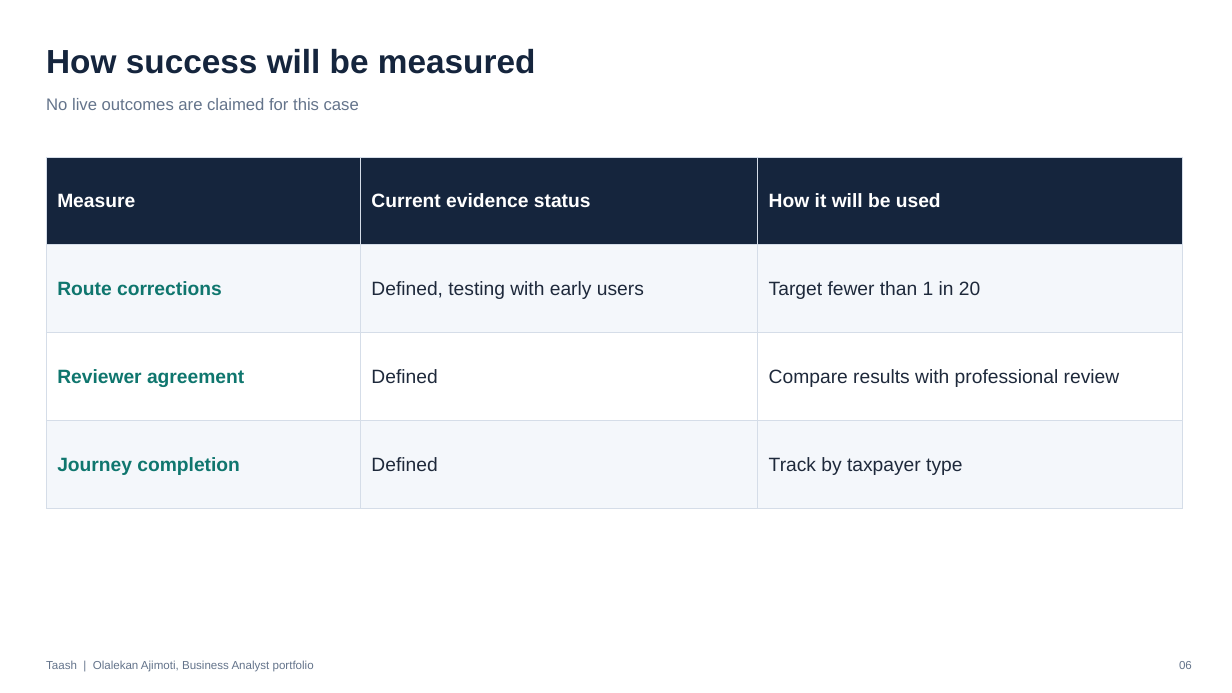
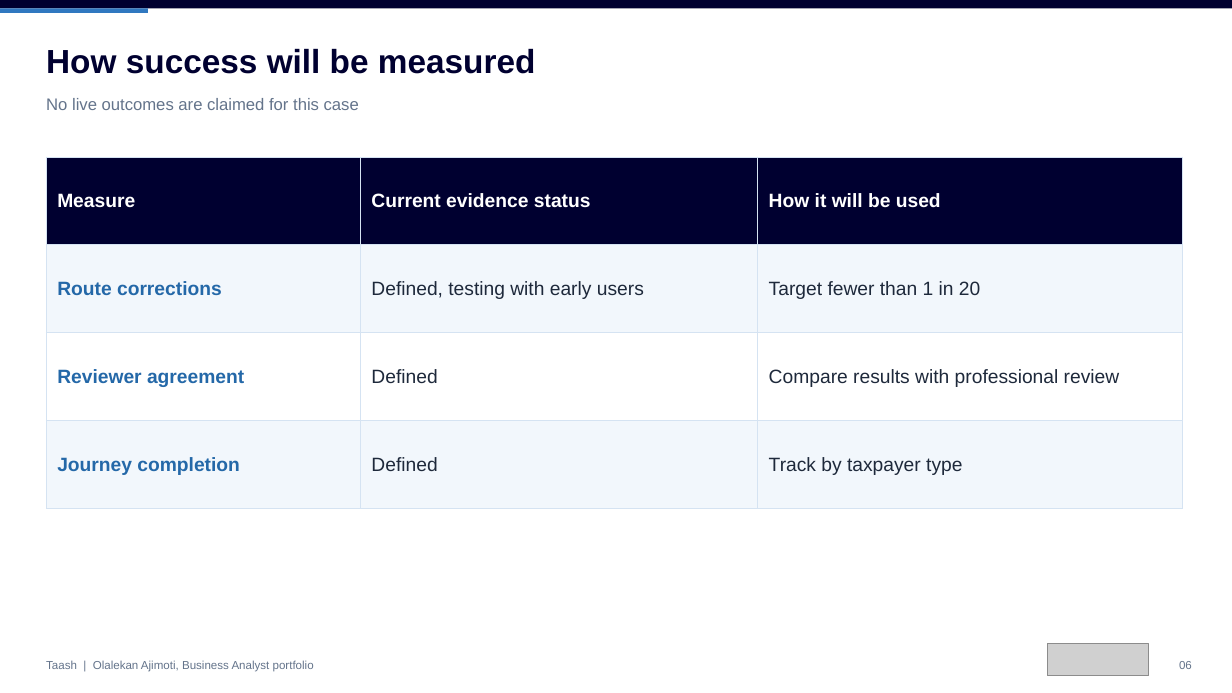
Before and after one commit to olalekanajimoti/business-analyst-portfolio, a slide deck: slide 6 of 02-product-case-studies/taash-tax-automation/Deck/Executive_Deck.pptx. Drawn at 1232x693 pixels with LibreOffice and Linux fonts; fonts in the diff are those of the drawing; grey boxes stand for pictures. Boxes give left, top, right and bottom in pixels: in the first picture for what was removed or moved away, otherwise in the second. Text is boxed around its words. In the diff, an @@ line names an element or a change of style, - is before the commit and + after.

```diff
--- a/02-product-case-studies/taash-tax-automation/Deck/Executive_Deck.pptx
+++ b/02-product-case-studies/taash-tax-automation/Deck/Executive_Deck.pptx
@@ rectangle added at bbox=[0, 0, 1232, 8], fill #000030 @@
@@ rectangle added at bbox=[0, 8, 148, 13], fill #3078C0 @@
@@ text "How success will be measured" at bbox=[46, 48, 536, 74]: text colour #15253D to #000030 @@
@@ table at bbox=[46, 157, 1183, 479] @@
@@ fill #15253D to #000030 in row 1 @@
@@ fill #F4F7FB to #F2F7FC in 6 cells @@
@@ text colour #0F766E to #2468A8 in "Route corrections", "Reviewer agreement", "Journey completion" @@
@@ borders changed @@
@@ picture added at bbox=[1047, 644, 1149, 677] @@
```
Also in this commit, not shown: 6 other slides changed, 7 other files.
